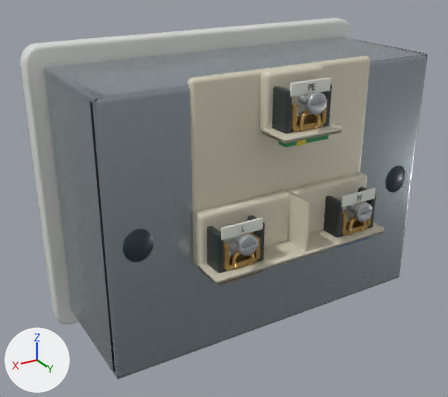
One commit to the glTF model lab/public/models/socket_default.glb: the scene before it, then after it.
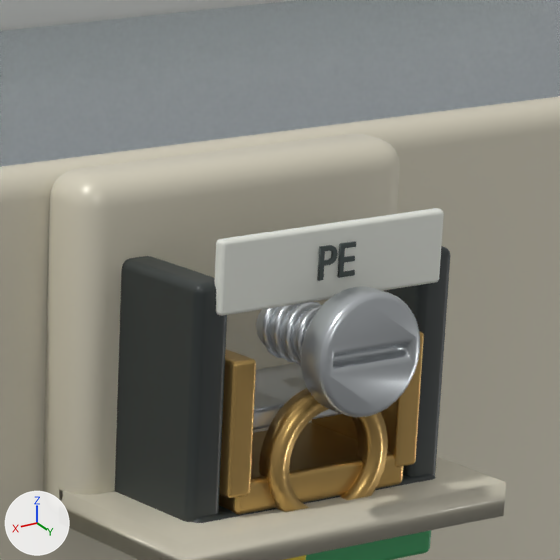
The first picture shows the older version from a 50 mm lens placed at (0.901, 1.468, 1.303), pointed at (0.062, 0.07, 0.604). The close-ups show the older and then the newer version on the part from 56% to 78% of the width and 10% to 35% of the height of that picture. Only the edits that show in the close-ups are written down. Lighting does not change. The marker at lower left points along +X, +Y and +Z. Where no turn or scale is listed for an object, it has been applied to the vertices. Vertices at exactly the same position are counted once.

The scene before the commit, as lines of its bpy script (objects in view):
```python
me_cube_037 = bpy.data.meshes.new('Cube.037')
me_cube_037.from_pydata(...)  # 96 vertices, 188 faces; spans x -0.0575..0.0575, y -0.003..0.003, z -0.0155..0.0155
me_cube_037.materials.append(mat_rear_marking_pad_pe)  # white #e7eae1
me_moulded_marking_002 = bpy.data.meshes.new('Moulded marking.002')
me_moulded_marking_002.from_pydata(...)  # 816 vertices, 1628 faces; spans x -0.0097..0.0088, y -0.0006..0.0006, z -0.0062..0.0078
me_moulded_marking_002.materials.append(mat_rear_terminal_legend)  # dark grey #424d4b
me_recipe_mesh_017 = bpy.data.meshes.new('Recipe mesh.017')
me_recipe_mesh_017.from_pydata(...)  # 912 vertices, 1800 faces; spans x -0.267..0.267, y -0.013..0.118, z -0.233..0.233
me_recipe_mesh_017.materials.append(mat_original_5a609f27)  # pale yellow #d8d2be
ob_mark_pe = bpy.data.objects.new('mark:PE', me_moulded_marking_002)
ob_mark_pe.location = (0.0, 0.3585, 0.974)
ob_moulded_terminal_legend_pad_002 = bpy.data.objects.new('Moulded terminal legend pad.002', me_cube_037)
ob_moulded_terminal_legend_pad_002.location = (0.0, 0.3545, 0.974)
ob_part_terminals___original_5a609f27 = bpy.data.objects.new('part:terminals · Original 5a609f27', me_recipe_mesh_017)
ob_part_terminals___original_5a609f27.location = (0.0, 0.2585, 0.7728)
# also in view: 'node-34' at (0.0, -0.129, 0.633); 'detail:terminal-clamp:PE · Detail moulded engineering polymer' at (0.0, 0.3, 0.916); 'part:body · Original 2a8198d3' at (0.0, 0.084, 0.633); 'detail:terminal-clamp:PE · Detail zinc plated fixing' at (0.0, 0.337, 0.937); 'Moulded conductor identification.002' at (0.0, 0.34, 0.849)
```
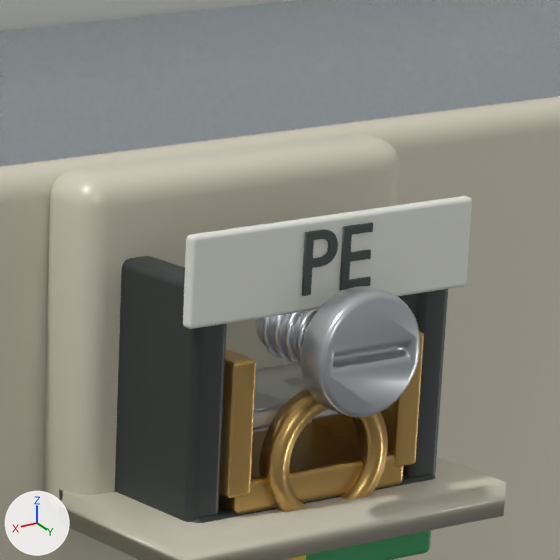
Location of each change, (x1, y1, x2, y2) in pixels of the close-ups (560 x 560 px; the box of a moved part takes in the faces that stretch with it):
'Moulded terminal legend pad.002', reshaped (26% wider, 23% taller): before (214, 208, 444, 316); after (183, 196, 472, 329)
part 1 of me_moulded_marking_002, moved or reshaped: before (317, 241, 356, 281); after (302, 222, 373, 296)
part 2 of me_cube_037, moved or reshaped: before (437, 208, 444, 279); after (465, 197, 472, 283)
part 3 of me_cube_037, moved or reshaped: before (216, 215, 442, 316); after (183, 203, 470, 329)
part 4 of me_cube_037, moved or reshaped: before (214, 208, 442, 312); after (183, 196, 470, 325)

Patch to the scene script:
```diff
--- a/lab/public/models/socket_default.glb.py
+++ b/lab/public/models/socket_default.glb.py
@@ me_moulded_marking_002 @@
 # used by ob_mark_pe; location = (0.0, 0.3585, 0.974)
-me_moulded_marking_002.from_pydata(...)  # 816 vertices, 1628 faces; spans x -0.0097..0.0088, y -0.0006..0.0006, z -0.0062..0.0078
+me_moulded_marking_002.from_pydata(...)  # 816 vertices, 1628 faces; spans x -0.0182..0.0167, y -0.0006..0.0006, z -0.0116..0.0147
+# me_moulded_marking_002 part 1: 816 of 816 vertices moved; they spanned x -0.0097..0.0088, y -0.0006..0.0006, z -0.0062..0.0078 and now span x -0.0182..0.0167, y -0.0006..0.0006, z -0.0116..0.0147; mean shift (0.0012, 0.0, 0.0027)
 me_moulded_marking_002.materials.append(mat_rear_terminal_legend)
@@ me_cube_037 @@
 # used by ob_moulded_terminal_legend_pad_002; location = (0.0, 0.3545, 0.974)
-me_cube_037.from_pydata(...)  # 96 vertices, 188 faces; spans x -0.0575..0.0575, y -0.003..0.003, z -0.0155..0.0155
+me_cube_037.from_pydata(...)  # 96 vertices, 188 faces; spans x -0.0725..0.0725, y -0.003..0.003, z -0.019..0.019
+# me_cube_037 part 2: all 24 vertices in x -0.0575..-0.0555, y -0.003..0.003, z 0.0135..0.0155 are moved by (-0.015, 0.0, 0.0035)
+# me_cube_037 part 3: all 24 vertices in x 0.0555..0.0575, y -0.003..0.003, z -0.0155..-0.0135 are moved by (0.015, 0.0, -0.0035)
+# me_cube_037 part 4: all 24 vertices in x 0.0555..0.0575, y -0.003..0.003, z 0.0135..0.0155 are moved by (0.015, 0.0, 0.0035)
+# other edits to the shape of me_cube_037 do not show in these pictures
 me_cube_037.materials.append(mat_rear_marking_pad_pe)
```
